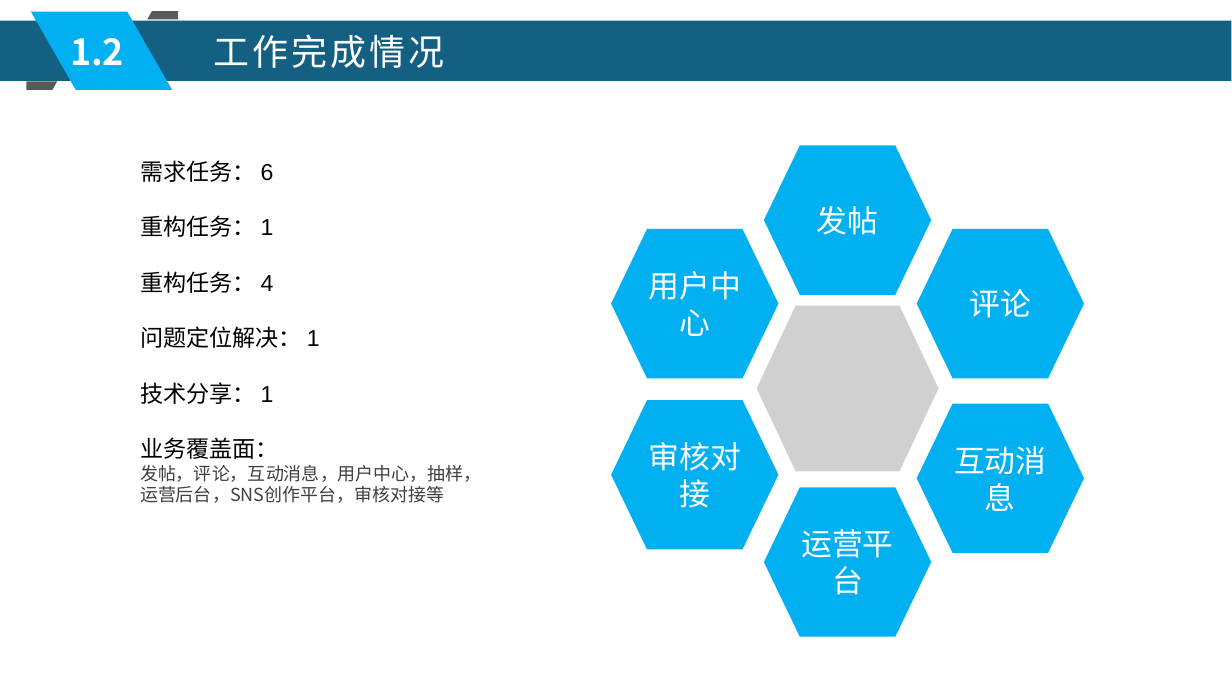
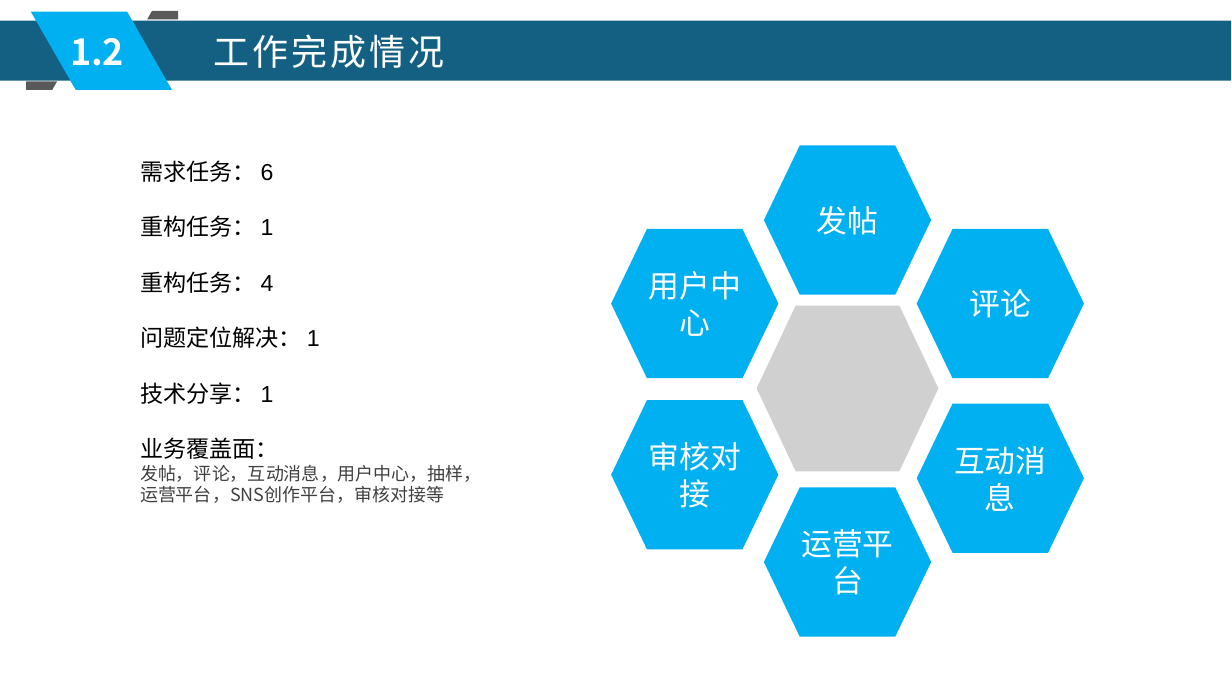
Before and after one commit to xljnc/husky-starter, a slide deck: slide 5 of doc/zzdb.pptx. Drawn at 1232x693 pixels with LibreOffice and Linux fonts; fonts in the diff are those of the drawing; grey boxes stand for pictures. Boxes give left, top, right and bottom in pixels: in the first picture for what was removed or moved away, otherwise in the second. Text is boxed around its words. In the diff, an @@ line names an element or a change of style, - is before the commit and + after.

```diff
--- a/doc/zzdb.pptx
+++ b/doc/zzdb.pptx
@@ freeform shape at [26, 81, 56, 90]: outline redrawn @@
@@ text at [140, 486, 445, 503]: text changed @@
-运营后台，SNS创作平台，审核对接等
+运营平台，SNS创作平台，审核对接等
```
Also in this commit, not shown: 12 other slides changed.
